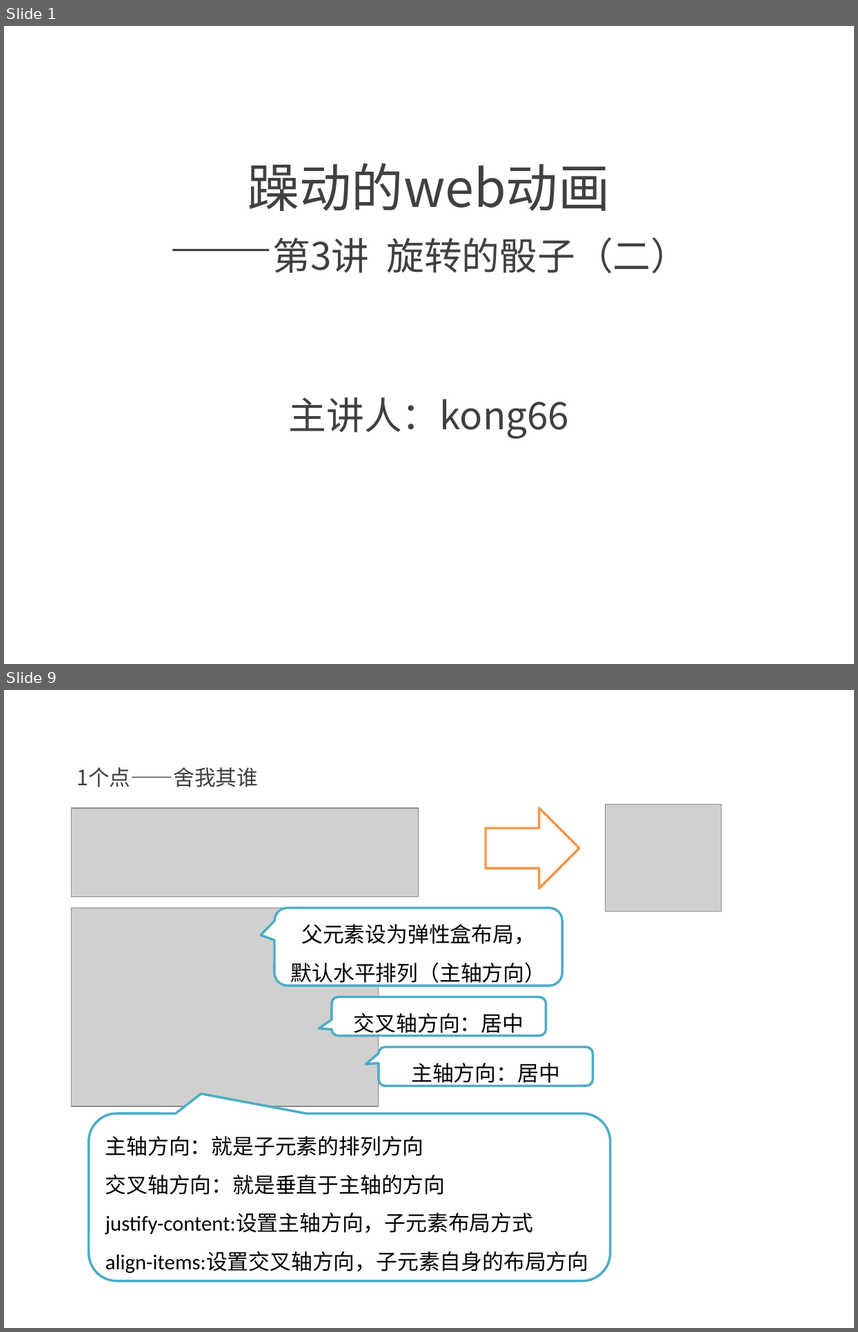
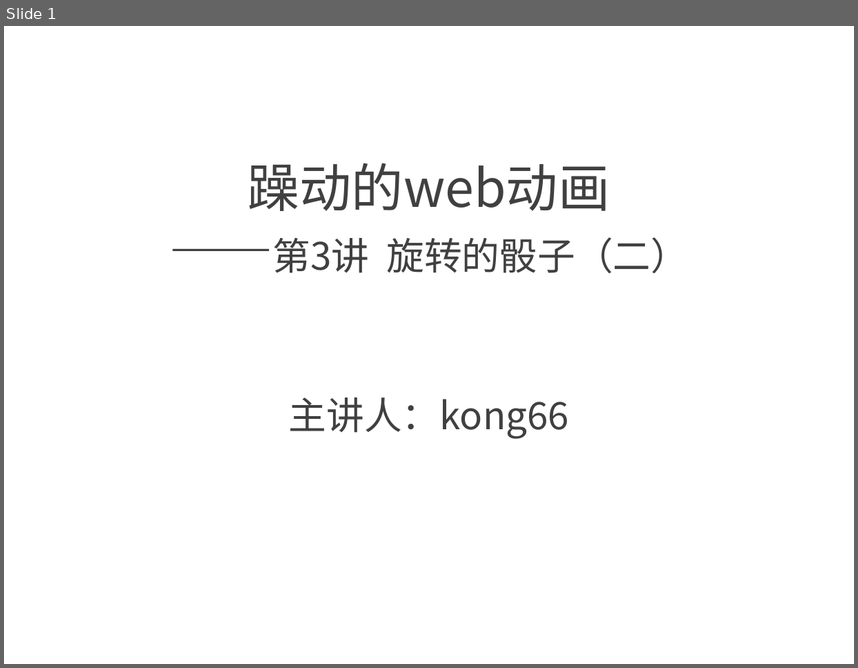
Before and after one commit to kong66/webAni, a slide deck: 3-dice2/dice.pptx. Shown one above the other, each under a label of ours: slides 1 and 9 before the commit, slide 1 after it; the slides between them are not shown. The pictures are 858x1332 and 858x668 pixels, drawn with LibreOffice and Linux fonts; fonts in the diff are those of the drawing; grey boxes stand for pictures. Boxes give left, top, right and bottom in pixels: in the first picture for what was removed or moved away, otherwise in the second. Text is boxed around its words. In the diff, an @@ line names an element or a change of style, - is before the commit and + after.

```diff
--- a/3-dice2/dice.pptx
+++ b/3-dice2/dice.pptx
@@ slide 9 removed at (4, 690, 854, 1328), background #FFFFFF @@
@@ text removed at (76, 767, 258, 787) @@
-1个点——舍我其谁
@@ picture removed at (71, 808, 418, 896) @@
@@ right arrow removed at (486, 808, 579, 888) @@
@@ picture removed at (605, 804, 721, 911) @@
@@ picture removed at (71, 907, 379, 1105) @@
@@ rounded speech box removed at (274, 907, 562, 985) @@
-父元素设为弹性盒布局，
-默认水平排列（主轴方向）
@@ rounded speech box removed at (331, 997, 546, 1036) @@
-交叉轴方向：居中
@@ rounded speech box removed at (379, 1047, 593, 1086) @@
-主轴方向：居中
@@ rounded speech box removed at (89, 1114, 611, 1281) @@
-主轴方向：就是子元素的排列方向
-交叉轴方向：就是垂直于主轴的方向
-justify-content:设置主轴方向，子元素布局方式
-align-items:设置交叉轴方向，子元素自身的布局方向
```
Also in this commit, not shown: 5 slides changed, 7 slides added, 26 other slides removed, 3 other files.
